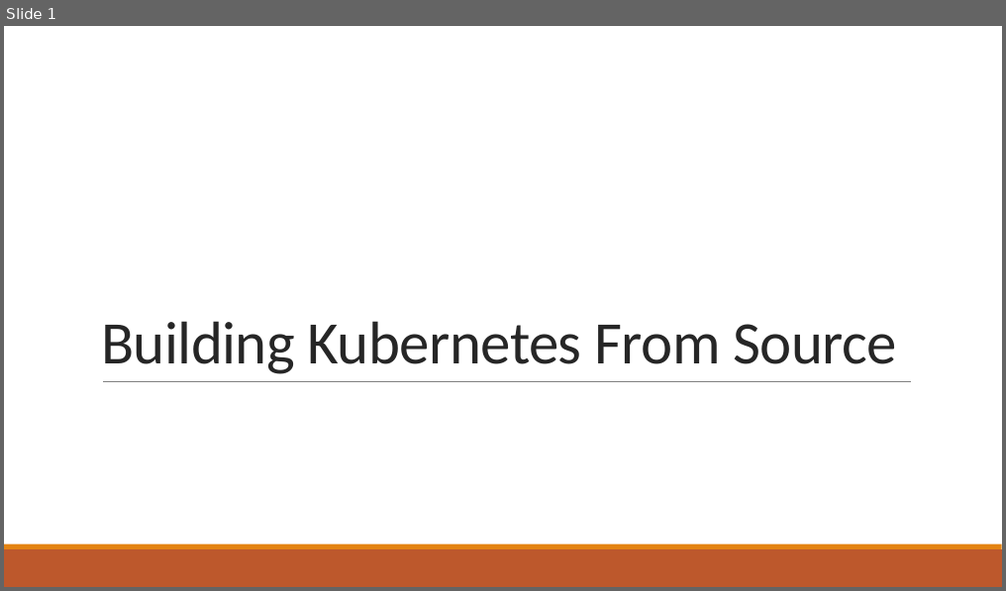
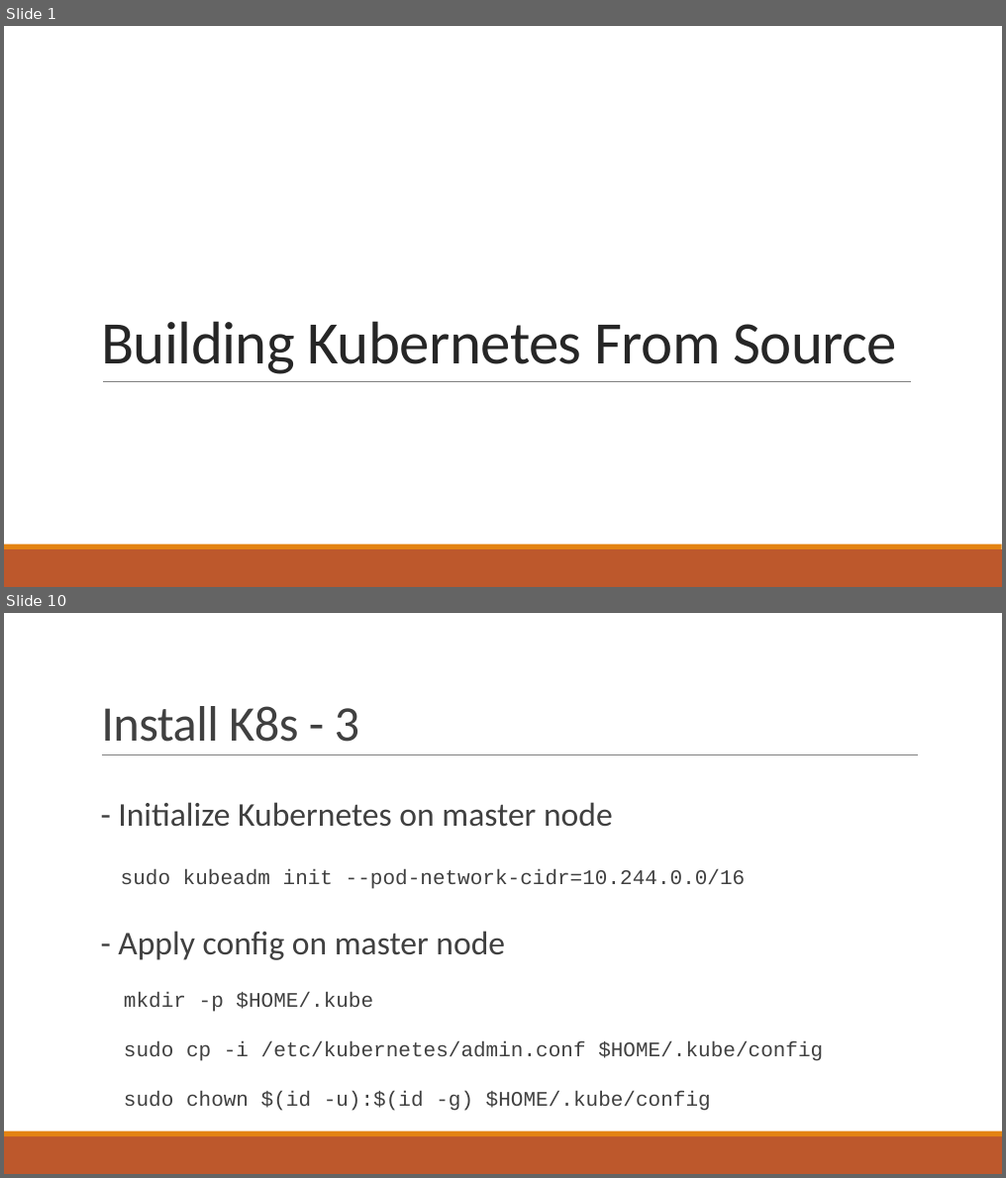
Before and after one commit to Beomsu-Seo/graduation-thesis, a slide deck: docs/Building Kubernetes From Source.pptx. Shown one above the other, each under a label of ours: slide 1 before the commit, slides 1 and 10 after it; the slides between them are not shown. The pictures are 1006x591 and 1006x1178 pixels, drawn with LibreOffice and Linux fonts; fonts in the diff are those of the drawing. Boxes give left, top, right and bottom in pixels: in the first picture for what was removed or moved away, otherwise in the second. Text is boxed around its words. In the diff, an @@ line names an element or a change of style, - is before the commit and + after.

Commit message:
[Edit] Building Kubernetes from source instructions

```diff
--- a/docs/Building Kubernetes From Source.pptx
+++ b/docs/Building Kubernetes From Source.pptx
@@ slide 10 added at [4,613,1002,1174], background #FFFFFF; not listed: 2 template elements that a slide beside it also shows @@
@@ title added at [101,706,359,742], 48 pt, text #404040 @@
+Install K8s - 3
@@ line added from (102, 756) to (918, 756), #808080 0.5 pt @@
@@ text added at [118,802,823,1111], 20 pt, text #404040 @@
+  - Initialize Kubernetes on master node
+  sudo kubeadm init --pod-network-cidr=10.244.0.0/16
+  - Apply config on master node
+  mkdir -p $HOME/.kube
+  sudo cp -i /etc/kubernetes/admin.conf $HOME/.kube/config
+  sudo chown $(id -u):$(id -g) $HOME/.kube/config
```
Also in this commit, not shown: 3 slides changed, 13 other slides added, 3 slides removed.
